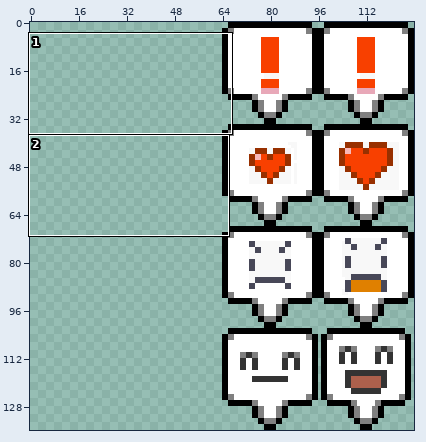
One commit to this sprite sheet: public/ui/emo.png. Above, an overview of the earlier version with the close-up marked.
Close-up. Old version:
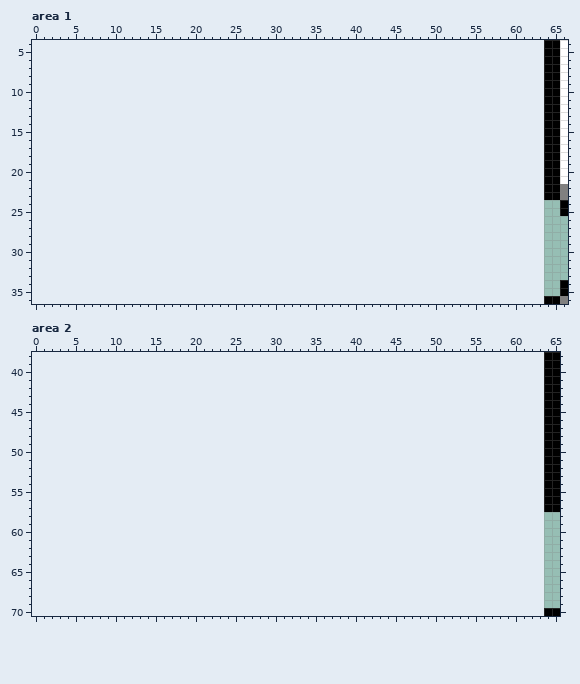
The file is 64x136 pixels. Shown: area 1: x 0..66, y 4..36; area 2: x 0..65, y 38..70. The old version is drawn lined up with the new one, on the new canvas. The commit also changed other parts of the picture, which this record leaves out.
And afterwards:
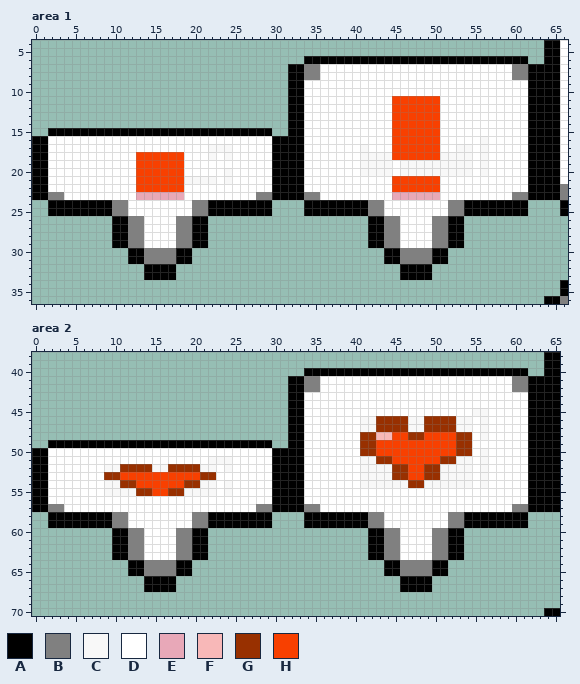
Palette (. is transparent): A #000000  B #808080  C #f8f8f8  D #ffffff  E #e8a8b8  F #f8b8b8  G #983000  H #f84000
Changes in this commit:
canvas 64x136 -> 128x136, the old top-left corner now at 64,0
Changed rows in their new state; - is an unchanged pixel.
Area 1:
first column x 0:
 6 ----------------------------------AAAAAAAAAAAAAAAAAAAAAAAAAAAA--
 7 --------------------------------AABBDDDDDDDDDDDDDDDDDDDDDDDDBBAA
 8 --------------------------------AABBDDDDDDDDDDDDDDDDDDDDDDDDBBAA
 9 --------------------------------AADDDDDDDDDDDDDDDDDDDDDDDDDDDDAA
10 --------------------------------AADDDDDDDDDDDDDDDDDDDDDDDDDDDDAA
11 --------------------------------AADDDDDDDDDDDHHHHHHDDDDDDDDDDDAA
12 --------------------------------AADDDDDDDDDDDHHHHHHDDDDDDDDDDDAA
13 --------------------------------AADDDDDDDDDDDHHHHHHDDDDDDDDDDDAA
14 --------------------------------AADDDDDDDDDDDHHHHHHDDDDDDDDDDDAA
15 --AAAAAAAAAAAAAAAAAAAAAAAAAAAA--AADDDDDDDDDDDHHHHHHDDDDDDDDDDDAA
16 AADDDDDDDDDDDDDDDDDDDDDDDDDDDDAAAADDDDDDDDDDDHHHHHHDDDDDCDDDDDAA
17 AADDDDDDDDDDDDDDDDDDDDCCCDDDDDAAAADDDDDDDCDDDHHHHHHDDCCDCDDDDDAA
18 AADDDDDDDDDDDHHHHHHDDDCDCDDDDDAAAADDDDDDDCCCCHHHHHHCCCCDCDDDDDAA
19 AADDDDDDDDDDDHHHHHHDDDDDDDDDDDAAAADDDDDDDCCCCDCCCCCCCCCDCDDDDDAA
20 AADDDDDDDDDDDHHHHHHDDDDDCDDDDDAAAADDDDDDDCCCCDCCCCCCCCCDCDDDDDAA
21 AADDDDDDDDDDDHHHHHHCCCCDCDDDDDAAAADDDDDDDDDDDHHHHHHDDDDDDDDDDDAA
22 AADDDDDDDDDDDHHHHHHDDDDDDDDDDDAAAADDDDDDDDDDDHHHHHHDDDDDDDDDDDAA
23 AABBDDDDDDDDDEEEEEEDDDDDDDDDBBAAAABBDDDDDDDDDEEEEEEDDDDDDDDDBBAA
24 --AAAAAAAABBDDDDDDDDBBAAAAAAAA----AAAAAAAABBDDDDDDDDBBAAAAAAAA--
25 --AAAAAAAABBDDDDDDDDBBAAAAAAAA----AAAAAAAABBDDDDDDDDBBAAAAAAAA--
26 ----------AABBDDDDBBAA--------------------AABBDDDDBBAA----------
27 ----------AABBDDDDBBAA--------------------AABBDDDDBBAA----------
28 ----------AABBDDDDBBAA--------------------AABBDDDDBBAA----------
29 ----------AABBDDDDBBAA--------------------AABBDDDDBBAA----------
30 ------------AABBBBAA------------------------AABBBBAA------------
31 ------------AABBBBAA------------------------AABBBBAA------------
32 --------------AAAA----------------------------AAAA--------------
33 --------------AAAA----------------------------AAAA--------------
Area 2:
first column x 0:
40 ----------------------------------AAAAAAAAAAAAAAAAAAAAAAAAAAAA--
41 --------------------------------AABBDDDDDDDDDDDDDDDDDDDDDDDDBBAA
42 --------------------------------AABBDDDDDDDDDDDDDDDDDDDDDDDDBBAA
43 --------------------------------AADDDDDDDDDDDDDDDDDDDDDDDDDDDDAA
44 --------------------------------AADDDDDDDDDDDDDDDDDDDDDDDDDDDDAA
45 --------------------------------AADDDDDDDDDDDDDDDDDDDDDCCDDDDDAA
46 --------------------------------AADDDDDDDCCGGGGCCGGGGCCDCDDDDDAA
47 --------------------------------AADDDDDDDCCGGGGCCGGGGCCDCDDDDDAA
48 --------------------------------AADDDDDDDGGFFHHGGHHHHGGDCDDDDDAA
49 --AAAAAAAAAAAAAAAAAAAAAAAAAAAA--AADDDDDDDGGHHHHHHHHHHGGDDDDDDDAA
50 AADDDDDDDDDDDDDDDDDDDDDDDDDDDDAAAADDDDDDDGGHHHHHHHHHHGGDCDDDDDAA
51 AADDDDDDDDDDDDDDDDDDDDCCCDDDDDAAAADDDDDDDCCGGHHHHHHGGCCDCDDDDDAA
52 AADDDDDDDCCGGGGCCGGGGCCDCDDDDDAAAADDDDDDDCCCCGGHHGGCCCCDCDDDDDAA
53 AADDDDDDDGGHHHHHHHHHHGGDDDDDDDAAAADDDDDDDCCCCGGHHGGCCCCDCDDDDDAA
54 AADDDDDDDCCGGHHHHHHGGCCDCDDDDDAAAADDDDDDDCCCCCCGGCCCCCCDCDDDDDAA
55 AADDDDDDDCCCCGGHHGGCCCCDCDDDDDAAAADDDDDDDDDDDDDDDDDDDDDDDDDDDDAA
56 AADDDDDDDDDDDDDDDDDDDDDDDDDDDDAAAADDDDDDDDDDDDDDDDDDDDDDDDDDDDAA
57 AABBDDDDDDDDDDDDDDDDDDDDDDDDBBAAAABBDDDDDDDDDDDDDDDDDDDDDDDDBBAA
58 --AAAAAAAABBDDDDDDDDBBAAAAAAAA----AAAAAAAABBDDDDDDDDBBAAAAAAAA--
59 --AAAAAAAABBDDDDDDDDBBAAAAAAAA----AAAAAAAABBDDDDDDDDBBAAAAAAAA--
60 ----------AABBDDDDBBAA--------------------AABBDDDDBBAA----------
61 ----------AABBDDDDBBAA--------------------AABBDDDDBBAA----------
62 ----------AABBDDDDBBAA--------------------AABBDDDDBBAA----------
63 ----------AABBDDDDBBAA--------------------AABBDDDDBBAA----------
64 ------------AABBBBAA------------------------AABBBBAA------------
65 ------------AABBBBAA------------------------AABBBBAA------------
66 --------------AAAA----------------------------AAAA--------------
67 --------------AAAA----------------------------AAAA--------------
